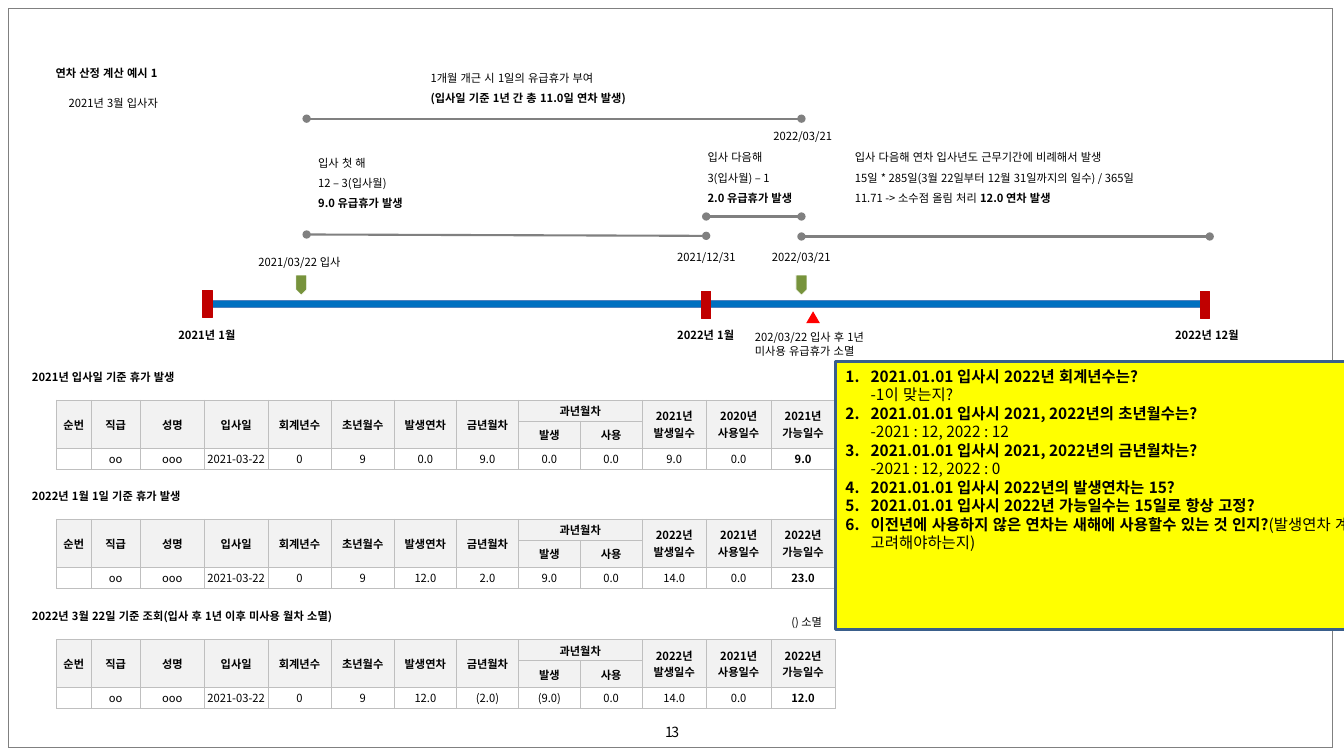
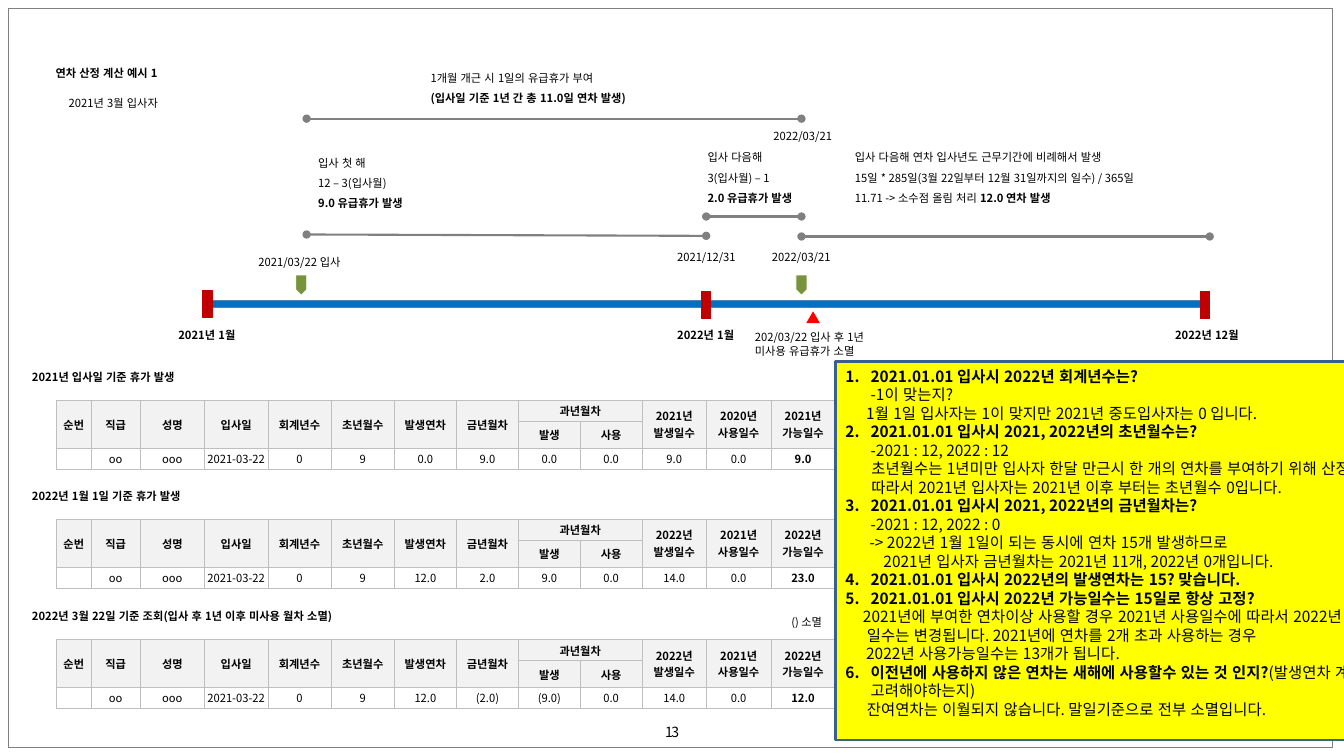
Before and after one commit to yamdeng/coms_groupware, a slide deck: slide 13 of docs/컴즈_인트라넷 시스템_화면 설계서_V0.80_안용성질의사항_1011.pptx. Drawn at 1344x756 pixels with LibreOffice and Linux fonts; fonts in the diff are those of the drawing. Boxes give left, top, right and bottom in pixels: in the first picture for what was removed or moved away, otherwise in the second. Text is boxed around its words. In the diff, an @@ line names an element or a change of style, - is before the commit and + after.

```diff
--- a/docs/컴즈_인트라넷 시스템_화면 설계서_V0.80_안용성질의사항_1011.pptx
+++ b/docs/컴즈_인트라넷 시스템_화면 설계서_V0.80_안용성질의사항_1011.pptx
@@ rectangle "2021.01.01 입사시 2022년 회계년수는? -1이 ...": place and size @@
-rectangle "2021.01.01 입사시 2022년 회계년수는? -1이 ..." at (836,362,1344,629)
+rectangle "2021.01.01 입사시 2022년 회계년수는? -1이 ..." at (836,362,1344,740)
@@ text in rectangle at (866,406,1257,421): paragraph added @@
+1월 1일 입사자는 1이 맞지만 2021년 중도입사자는 0 입니다.
@@ text in rectangle at (871,461,1344,495): paragraphs added @@
+초년월수는 1년미만 입사자 한달 만근시 한 개의 연차를 부여하기 위해 산정합니다.
+따라서 2021년 입사자는 2021년 이후 부터는 초년월수 0입니다.
@@ text in rectangle at (871,535,1274,587): text changed; bold off @@
-4. 2021.01.01 입사시 2022년의 발생연차는 15?
+-> 2022년 1월 1일이 되는 동시에 연차 15개 발생하므로
+2021년 입사자 금년월차는 2021년 11개, 2022년 0개입니다.
+1. 2021.01.01 입사시 2022년의 발생연차는 15? 맞습니다.
@@ text in rectangle at (863,609,1341,661): paragraphs added @@
+2021년에 부여한 연차이상 사용할 경우 2021년 사용일수에 따라서 2022년 사용가능
+일수는 변경됩니다. 2021년에 연차를 2개 초과 사용하는 경우
+2022년 사용가능일수는 13개가 됩니다.
@@ text in rectangle at (867,702,1267,717): paragraph added @@
+잔여연차는 이월되지 않습니다. 말일기준으로 전부 소멸입니다.
```
Also in this commit, not shown: 13 other slides changed, 20 other files.
